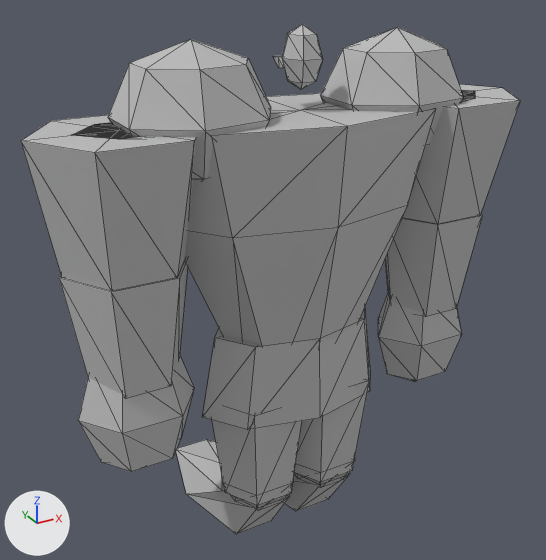
The glTF model assets/models/brute.glb: old version first, new version second.
Both versions are drawn from a 50 mm lens placed at (-1.72, -2.92, 2.99), pointed at (0.04, 0.27, 1.4). Arrows for +X, +Y and +Z are at lower left; the lights stay in place. The picture after the commit comes second. Mesh edges are drawn as thin lines. Vertices at exactly the same position are counted once.

Before the edit, the objects in view are built like this:
```python
me_mesh_0 = bpy.data.meshes.new('Mesh_0')
me_mesh_0.from_pydata(...)  # 320 vertices, 568 faces; spans x -1.2..1.2, y -0.42..0.96, z 0.0..2.7
# faces by material slot: [200, 312, 56]
me_mesh_0.materials.append(mat_torso)  # grey #bcbcbc
me_mesh_0.materials.append(mat_limbs)  # grey #bcbcbc
me_mesh_0.materials.append(mat_head)  # grey #bcbcbc
ob_mesh_0 = bpy.data.objects.new('Mesh_0', me_mesh_0)
ob_mesh_0.location = (0.0, 0.0, 0.0)
```
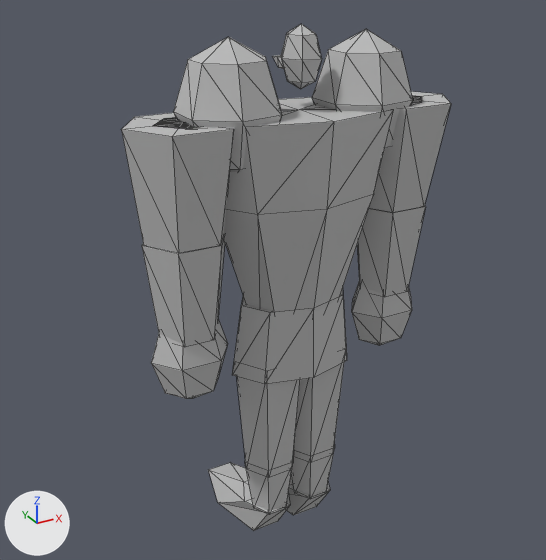
Where the change shows, as pixel boxes [x1, y1, x2, y2] in the pictures (546 x 560 px; the box of a moved part takes in the faces that stretch with it):
'Mesh_0', reshaped (34% narrower)
    before: [21, 24, 520, 534]
    after: [121, 24, 451, 531]
part 1 of me_mesh_0, moved or reshaped
    before: [203, 308, 370, 430]
    after: [232, 288, 347, 384]
part 2 of me_mesh_0, moved or reshaped
    before: [185, 93, 436, 346]
    after: [224, 97, 394, 312]
part 3 of me_mesh_0, moved or reshaped (mostly hidden)
    before: [74, 90, 475, 139]
    after: [153, 96, 422, 128]
part 4 of me_mesh_0, moved or reshaped
    before: [108, 39, 270, 180]
    after: [174, 37, 282, 172]
part 5 of me_mesh_0, moved or reshaped
    before: [320, 27, 463, 145]
    after: [312, 29, 413, 149]
part 6 of me_mesh_0, moved or reshaped
    before: [176, 439, 289, 534]
    after: [208, 463, 290, 531]
part 7 of me_mesh_0, moved or reshaped
    before: [223, 483, 293, 511]
    after: [245, 451, 294, 515]
part 8 of me_mesh_0, moved or reshaped
    before: [212, 411, 302, 506]
    after: [237, 371, 300, 470]
part 9 of me_mesh_0, moved or reshaped
    before: [285, 472, 350, 511]
    after: [286, 474, 330, 515]
part 10 of me_mesh_0, moved or reshaped
    before: [294, 459, 355, 488]
    after: [291, 446, 335, 499]
part 11 of me_mesh_0, moved or reshaped
    before: [294, 378, 369, 482]
    after: [294, 349, 346, 456]
part 12 of me_mesh_0, moved or reshaped
    before: [21, 115, 196, 399]
    after: [121, 113, 234, 347]
part 13 of me_mesh_0, moved or reshaped
    before: [78, 354, 194, 472]
    after: [151, 320, 228, 399]
part 14 of me_mesh_0, moved or reshaped
    before: [385, 84, 520, 317]
    after: [357, 91, 451, 297]
part 15 of me_mesh_0, moved or reshaped
    before: [378, 293, 462, 382]
    after: [352, 281, 412, 346]

What changed in the scene script:
```text
Change me_mesh_0:
    used by ob_mesh_0; location = (0.0, 0.0, 0.0)
    remove me_mesh_0.from_pydata(...)  # 320 vertices, 568 faces; spans x -1.2..1.2, y -0.42..0.96, z 0.0..2.7
    add me_mesh_0.from_pydata(...)  # 320 vertices, 568 faces; spans x -0.81..0.81, y -0.32..0.67, z 0.0..2.7
    me_mesh_0 part 1: the loose piece of 18 vertices spanning x -0.5..0.5, y -0.28..0.29, z 0.88..1.3 is scaled about its middle by (0.669, 0.758, 0.87), then moved by (0.0, 0.0, 0.16)
    me_mesh_0 part 2: the loose piece of 26 vertices spanning x -0.77..0.77, y -0.42..0.32, z 1.03..2.34 is scaled about its middle by (0.669, 0.759, 0.87), then moved by (0.0, 0.01, 0.09)
    me_mesh_0 part 3: the loose piece of 20 vertices spanning x -1.01..1.01, y -0.33..0.23, z 2.31..2.34 is scaled about its middle by (0.671, 0.758, 0.87), then moved by (0.0, 0.01, 0.0)
    me_mesh_0 part 4: the loose piece of 23 vertices spanning x -0.82..-0.15, y -0.34..0.24, z 2.07..2.66 is scaled about the mesh origin by (0.669, 0.758, 1)
    me_mesh_0 part 5: the loose piece of 23 vertices spanning x 0.18..0.86, y -0.34..0.24, z 2.07..2.66 is scaled about the mesh origin by (0.669, 0.758, 1)
    me_mesh_0 part 6: the loose piece of 14 vertices spanning x -0.42..0.03, y -0.15..0.96, z 0.0..0.34 is scaled about the mesh origin by 0.689
    me_mesh_0 part 7: the loose piece of 14 vertices spanning x -0.41..0.02, y -0.18..0.18, z 0.29..0.44 is scaled about its middle by (0.689, 0.689, 2.18), then moved by (0.06, 0.0, 0.0)
    me_mesh_0 part 8: the loose piece of 14 vertices spanning x -0.47..0.08, y -0.22..0.22, z 0.37..0.96 is scaled about its middle by (0.689, 0.689, 1.13), then moved by (0.06, 0.0, 0.14)
    me_mesh_0 part 9: the loose piece of 14 vertices spanning x -0.03..0.42, y -0.15..0.96, z 0.0..0.34 is scaled about the mesh origin by 0.689
    me_mesh_0 part 10: the loose piece of 14 vertices spanning x -0.02..0.41, y -0.18..0.18, z 0.29..0.44 is scaled about its middle by (0.689, 0.689, 2.18), then moved by (-0.06, 0.0, 0.0)
    me_mesh_0 part 11: the loose piece of 14 vertices spanning x -0.08..0.47, y -0.22..0.22, z 0.37..0.96 is scaled about its middle by (0.689, 0.689, 1.13), then moved by (-0.06, 0.0, 0.14)
    me_mesh_0 part 12: the loose piece of 27 vertices spanning x -1.2..-0.45, y -0.35..0.26, z 1.21..2.34 is scaled about its middle by (0.689, 0.691, 0.87), then moved by (0.27, 0.01, 0.07)
    me_mesh_0 part 13: the loose piece of 20 vertices spanning x -1.1..-0.54, y -0.19..0.19, z 0.69..1.42 is scaled about its middle by 0.689, then moved by (0.27, 0.0, 0.19)
    me_mesh_0 part 14: the loose piece of 27 vertices spanning x 0.45..1.2, y -0.35..0.26, z 1.21..2.34 is scaled about its middle by (0.689, 0.691, 0.87), then moved by (-0.27, 0.01, 0.07)
    me_mesh_0 part 15: the loose piece of 20 vertices spanning x 0.54..1.1, y -0.19..0.19, z 0.69..1.42 is scaled about its middle by 0.689, then moved by (-0.27, 0.0, 0.19)
    other edits to the shape of me_mesh_0 do not show in these pictures
```
